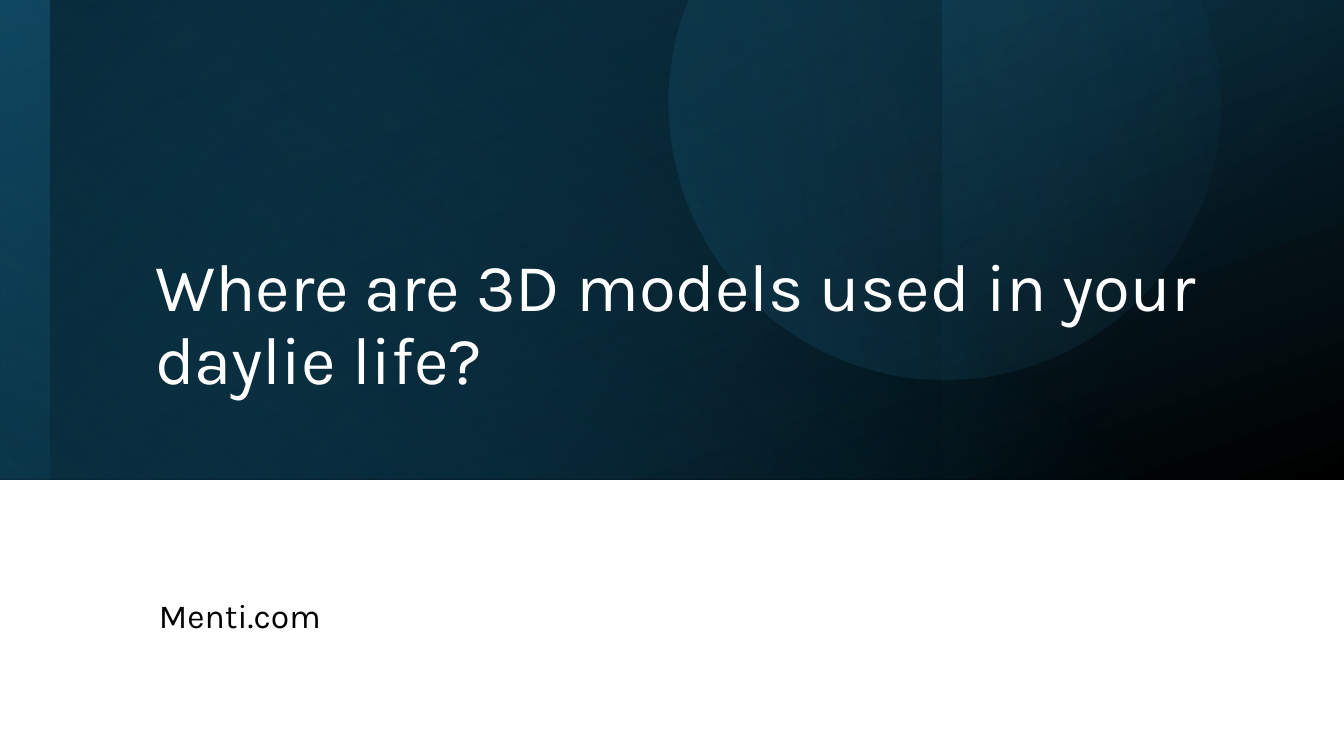
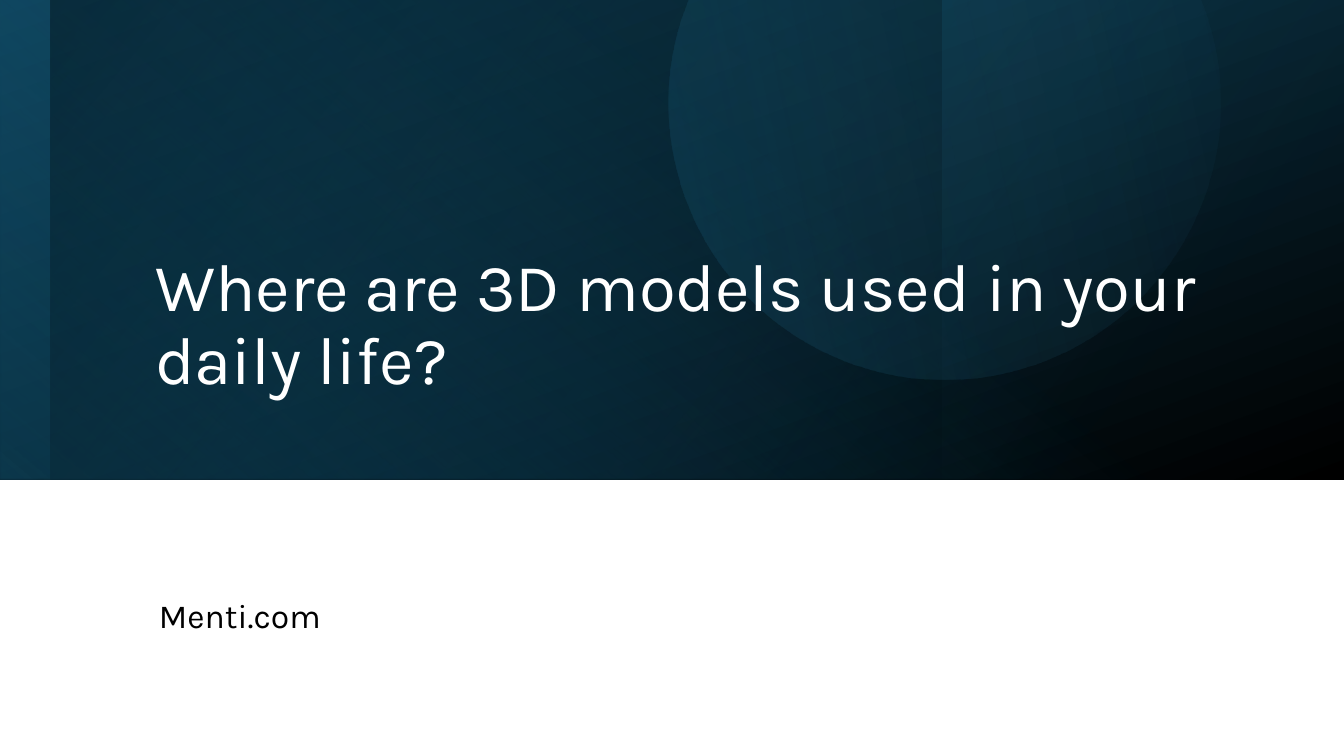
Before and after one commit to sebivenlo/esd-2024-threejs, a slide deck: slide 4 of Präsentation.pptx. Drawn at 1344x756 pixels with LibreOffice and Linux fonts; fonts in the diff are those of the drawing. Boxes give left, top, right and bottom in pixels: in the first picture for what was removed or moved away, otherwise in the second. Text is boxed around its words. In the diff, an @@ line names an element or a change of style, - is before the commit and + after.

Commit message:
Update presentation

```diff
--- a/Präsentation.pptx
+++ b/Präsentation.pptx
@@ title at (155,264,1195,401): text changed @@
-Where are 3D models used in your daylie life?
+Where are 3D models used in your daily life?
```
Also in this commit, not shown: 5 other slides changed.
